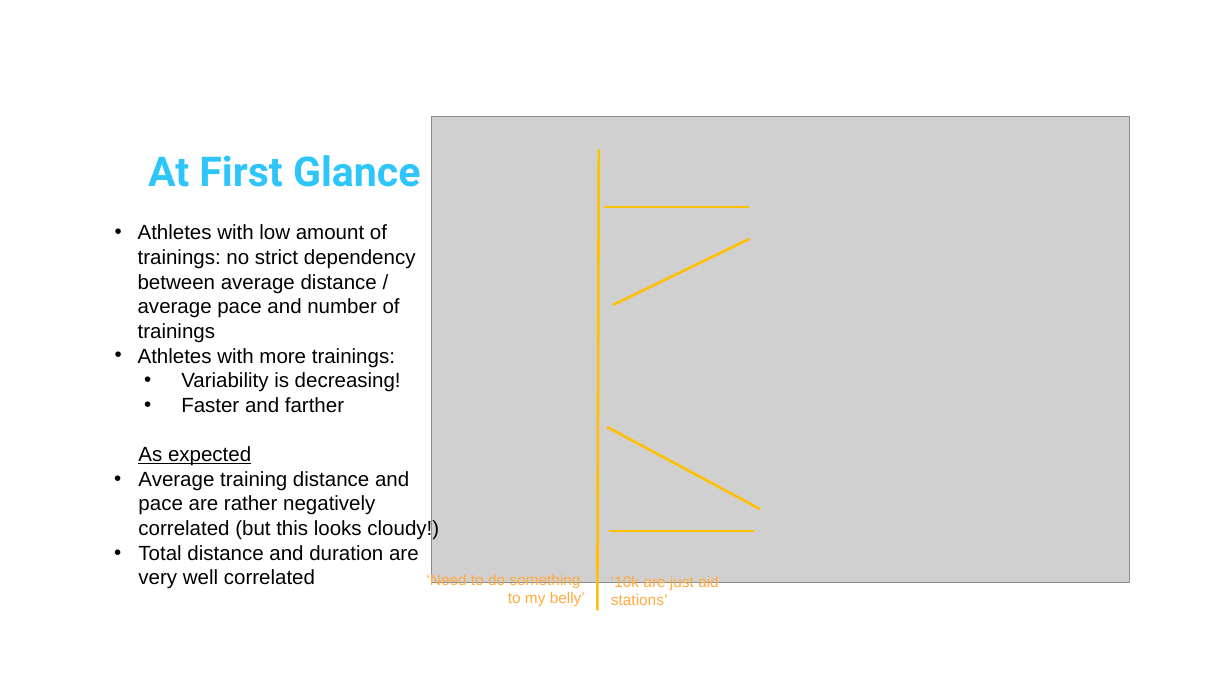
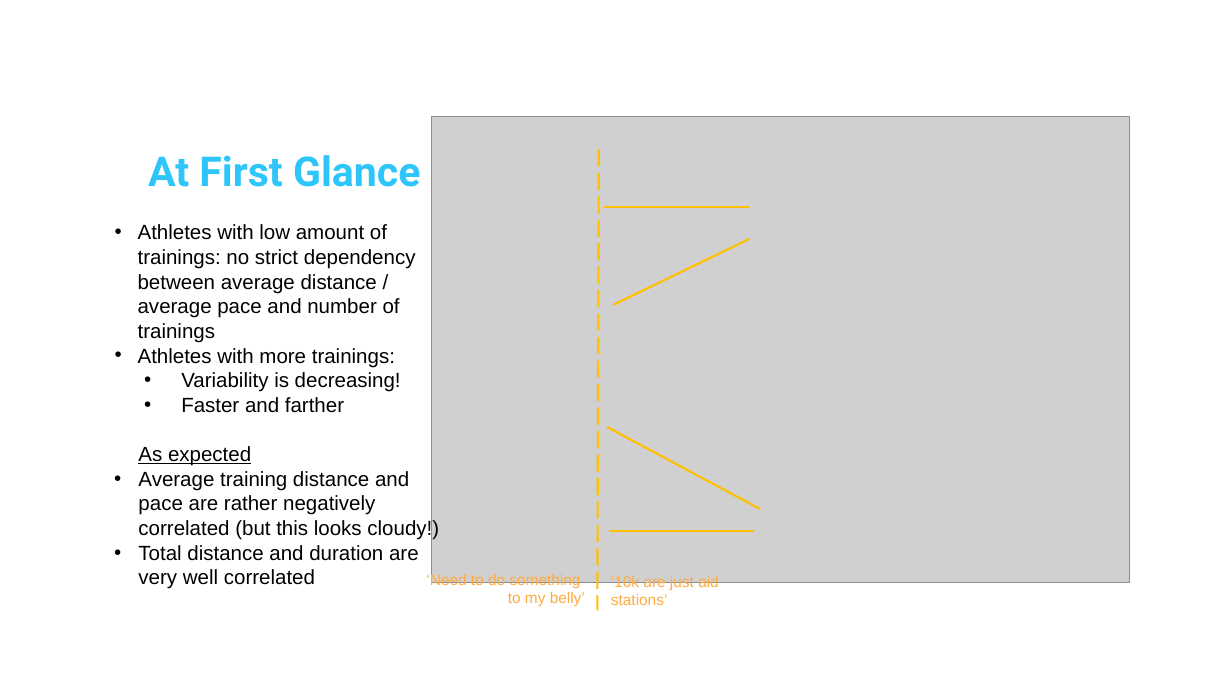
Before and after one commit to dmitry-an-git/ironhack_project_1, a slide deck: slide 6 of project_marathon.pptx. Drawn at 1232x693 pixels with LibreOffice and Linux fonts; fonts in the diff are those of the drawing; grey boxes stand for pictures; background and template pictures are left out. Boxes give left, top, right and bottom in pixels: in the first picture for what was removed or moved away, otherwise in the second. Text is boxed around its words. In the diff, an @@ line names an element or a change of style, - is before the commit and + after.

```diff
--- a/project_marathon.pptx
+++ b/project_marathon.pptx
@@ line (599, 149) - (598, 611): stroke #FFC000 1.5 pt to #FFC000 1.25 pt dashed @@
```
Also in this commit, not shown: 10 other slides changed.
